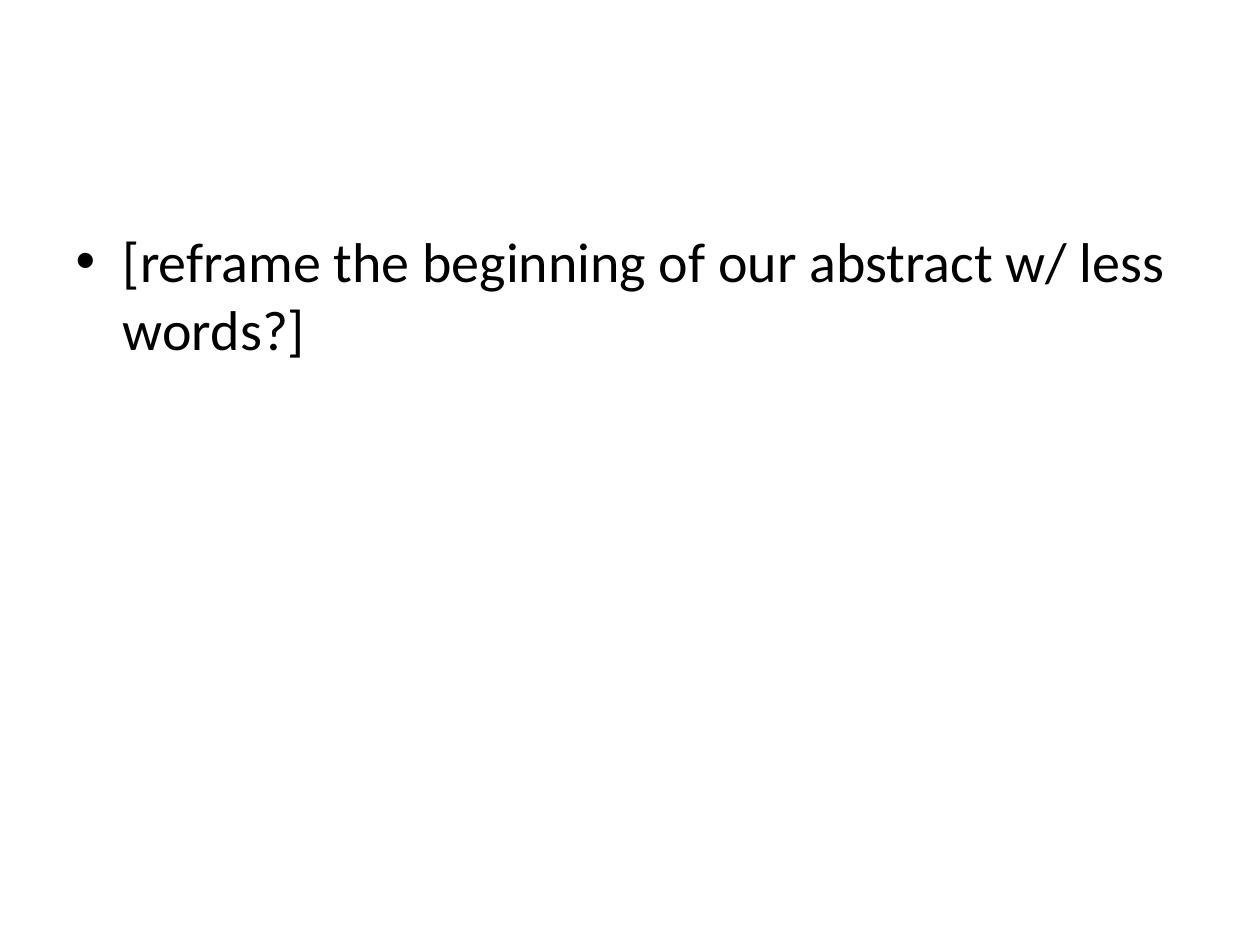
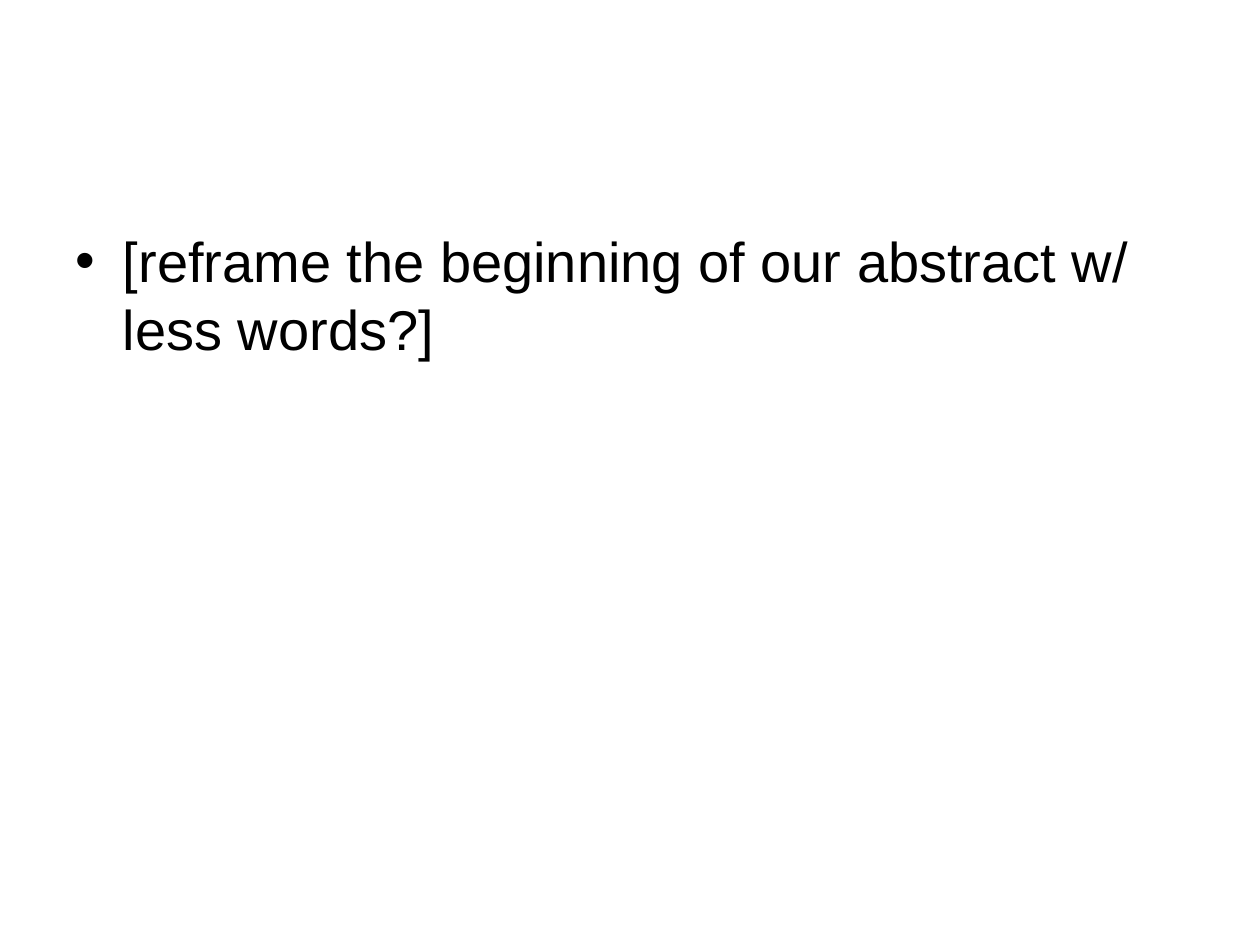
Before and after one commit to noah3695/CoSMo2018, a slide deck: slide 6 of CoSMO_GroupProjectPresentationTemplate2018.pptx. Drawn at 1260x945 pixels with LibreOffice and Linux fonts; fonts in the diff are those of the drawing; background and template pictures are left out. Boxes give left, top, right and bottom in pixels: in the first picture for what was removed or moved away, otherwise in the second. Text is boxed around its words. In the diff, an @@ line names an element or a change of style, - is before the commit and + after.

```diff
--- a/CoSMO_GroupProjectPresentationTemplate2018.pptx
+++ b/CoSMO_GroupProjectPresentationTemplate2018.pptx
@@ text "[reframe the beginning of our ..." at (x1=123, y1=241, x2=1128, y2=360): font Calibri to Arial @@
```
Also in this commit, not shown: 11 other slides changed, 2 slides added, 1 slide removed.
